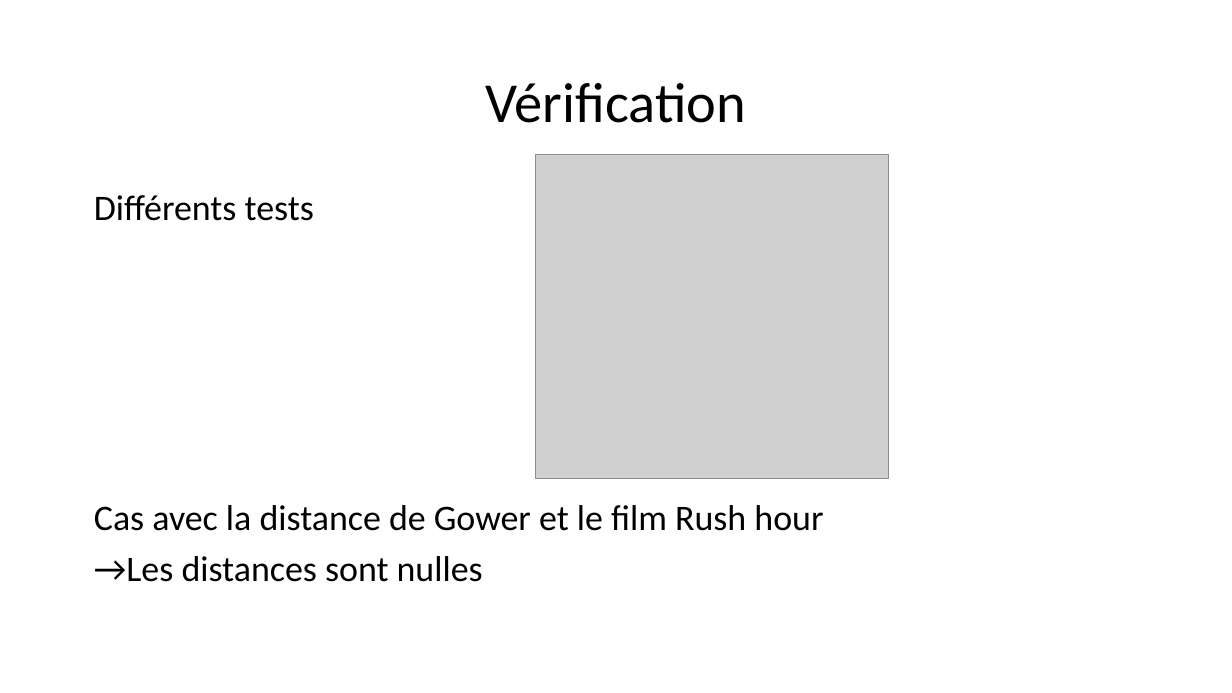
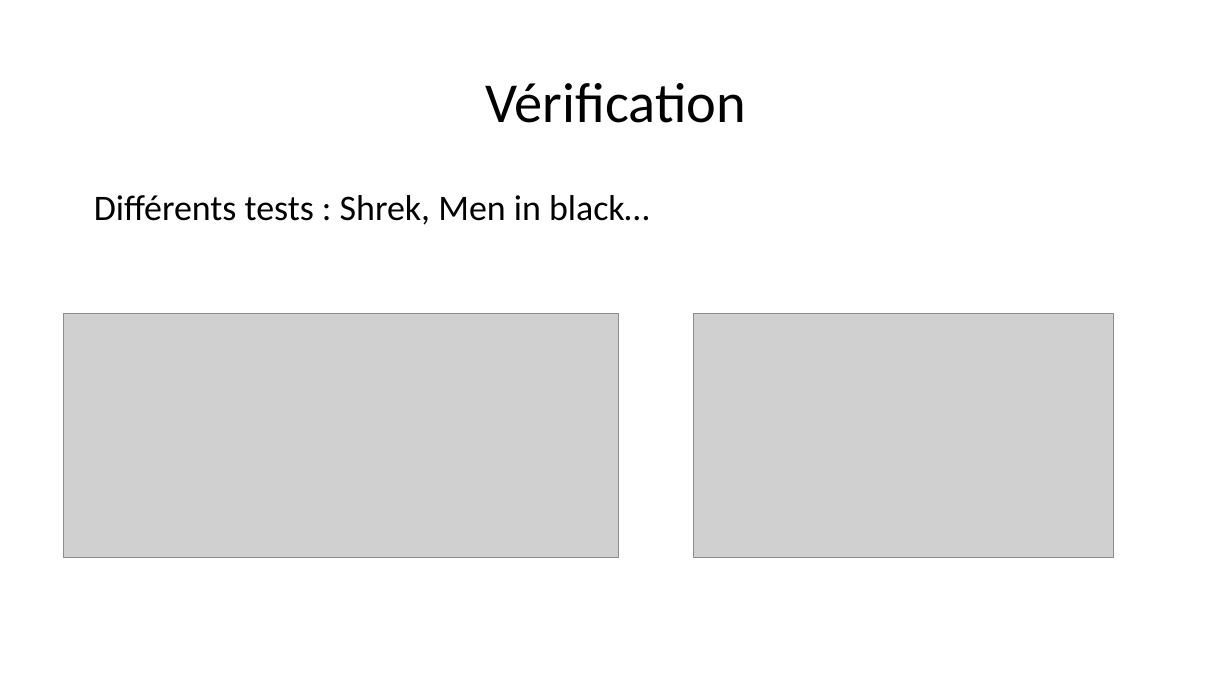
Before and after one commit to morganscao/Projet3, a slide deck: slide 32 of Rapport/Moteur de recommandations de films.pptx (slide 31 before the commit). Drawn at 1232x693 pixels with LibreOffice and Linux fonts; fonts in the diff are those of the drawing; grey boxes stand for pictures. Boxes give left, top, right and bottom in pixels: in the first picture for what was removed or moved away, otherwise in the second. Text is boxed around its words. In the diff, an @@ line names an element or a change of style, - is before the commit and + after.

```diff
--- a/Rapport/Moteur de recommandations de films.pptx
+++ b/Rapport/Moteur de recommandations de films.pptx
@@ picture removed at box(535, 155, 888, 479) @@
@@ text at box(94, 195, 650, 225): text changed @@
-Différents tests
-Cas avec la distance de Gower et le film Rush hour
-→Les distances sont nulles
+Différents tests : Shrek, Men in black…
@@ picture added at box(64, 313, 619, 557) @@
@@ picture added at box(694, 313, 1114, 557) @@
```
Also in this commit, not shown: 10 other slides changed, 2 slides added, 1 other file.
